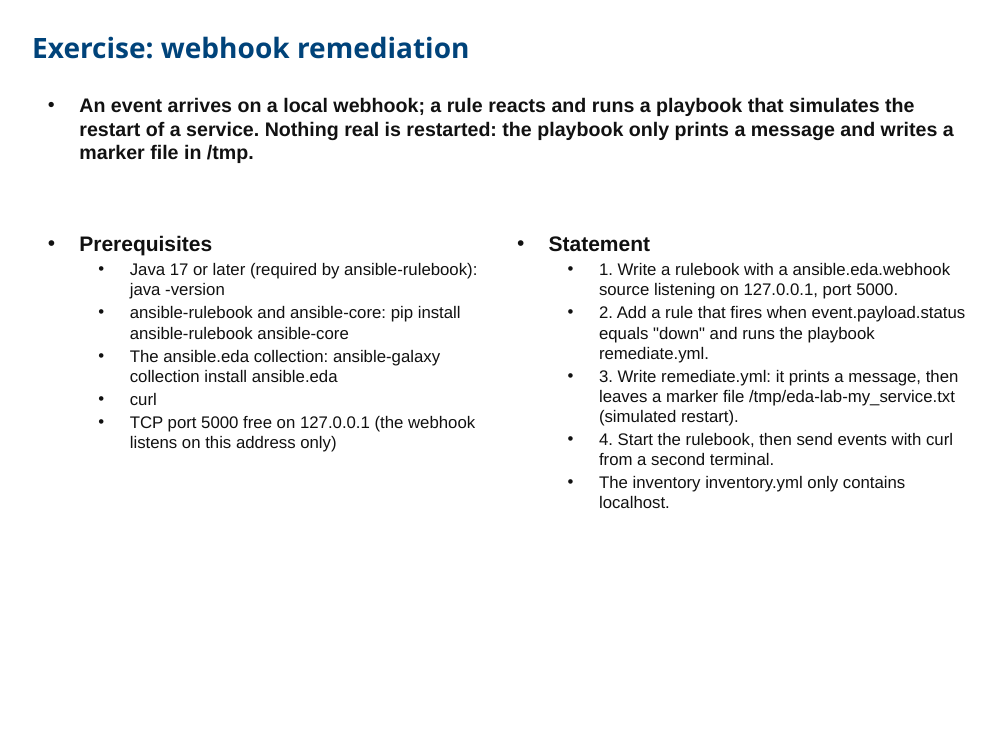
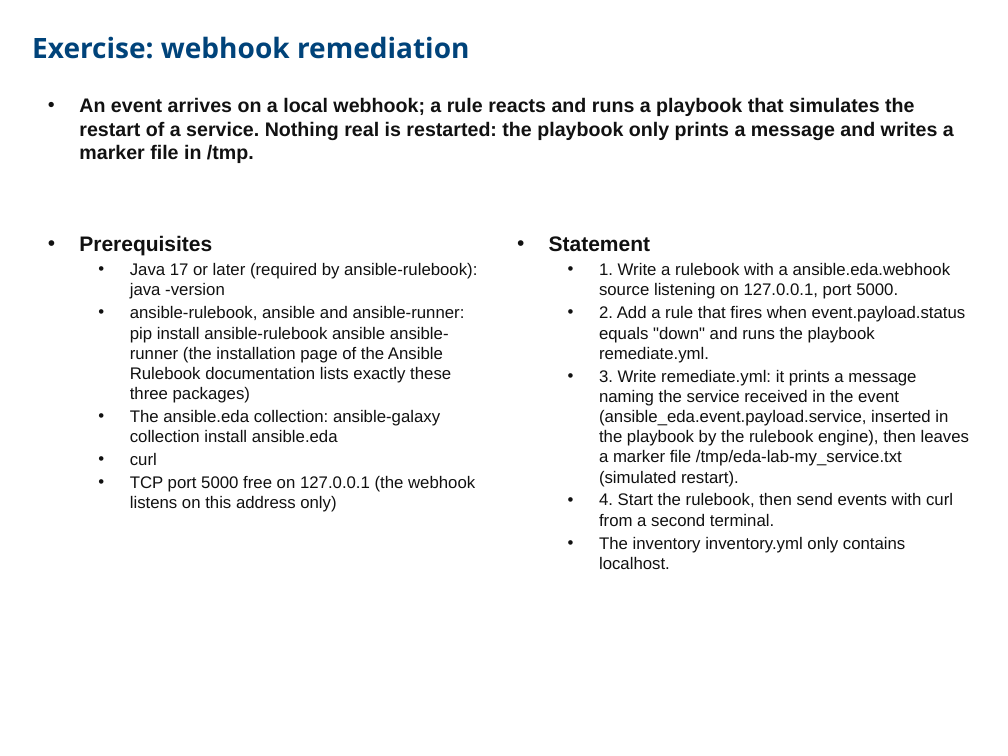
Before and after one commit to CCoupel/ansible-training, a slide deck: slide 220 of Ansible Training.pptx. Drawn at 1008x756 pixels with LibreOffice and Linux fonts; fonts in the diff are those of the drawing. Boxes give left, top, right and bottom in pixels: in the first picture for what was removed or moved away, otherwise in the second. Text is boxed around its words. In the diff, an @@ line names an element or a change of style, - is before the commit and + after.

```diff
--- a/Ansible Training.pptx
+++ b/Ansible Training.pptx
@@ text at <box>130,306,465,403</box>: text changed @@
-  • ansible-rulebook and ansible-core: pip install ansible-rulebook ansible-core
+  • ansible-rulebook, ansible and ansible-runner: pip install ansible-rulebook ansible ansible-runner (the installation page of the Ansible Rulebook documentation lists exactly these three packages)
@@ text at <box>599,370,969,487</box>: text changed @@
-  • 3. Write remediate.yml: it prints a message, then leaves a marker file /tmp/eda-lab-my_service.txt (simulated restart).
+  • 3. Write remediate.yml: it prints a message naming the service received in the event (ansible_eda.event.payload.service, inserted in the playbook by the rulebook engine), then leaves a marker file /tmp/eda-lab-my_service.txt (simulated restart).
```
Also in this commit, not shown: 1 other slide changed.
